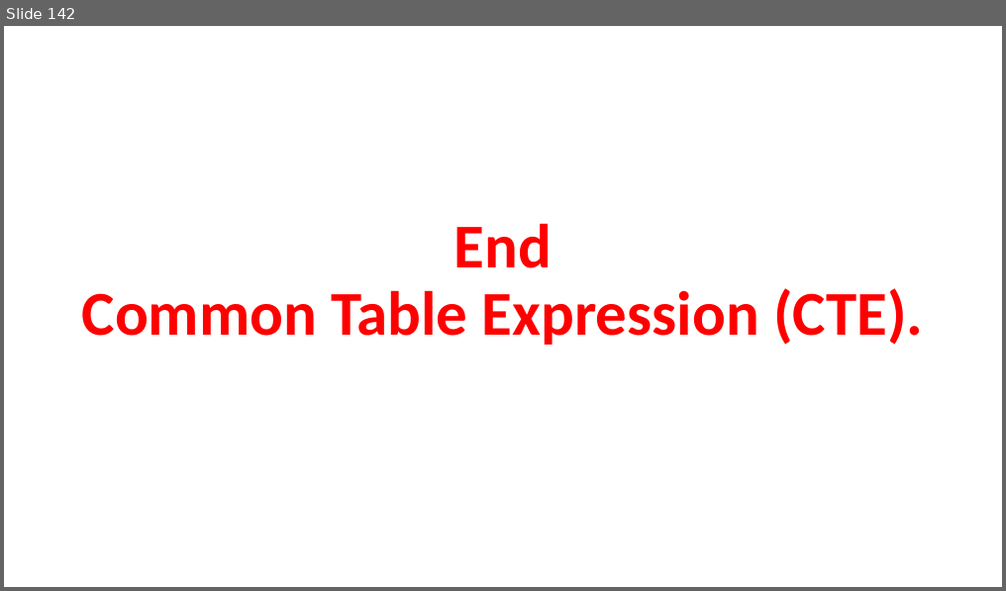
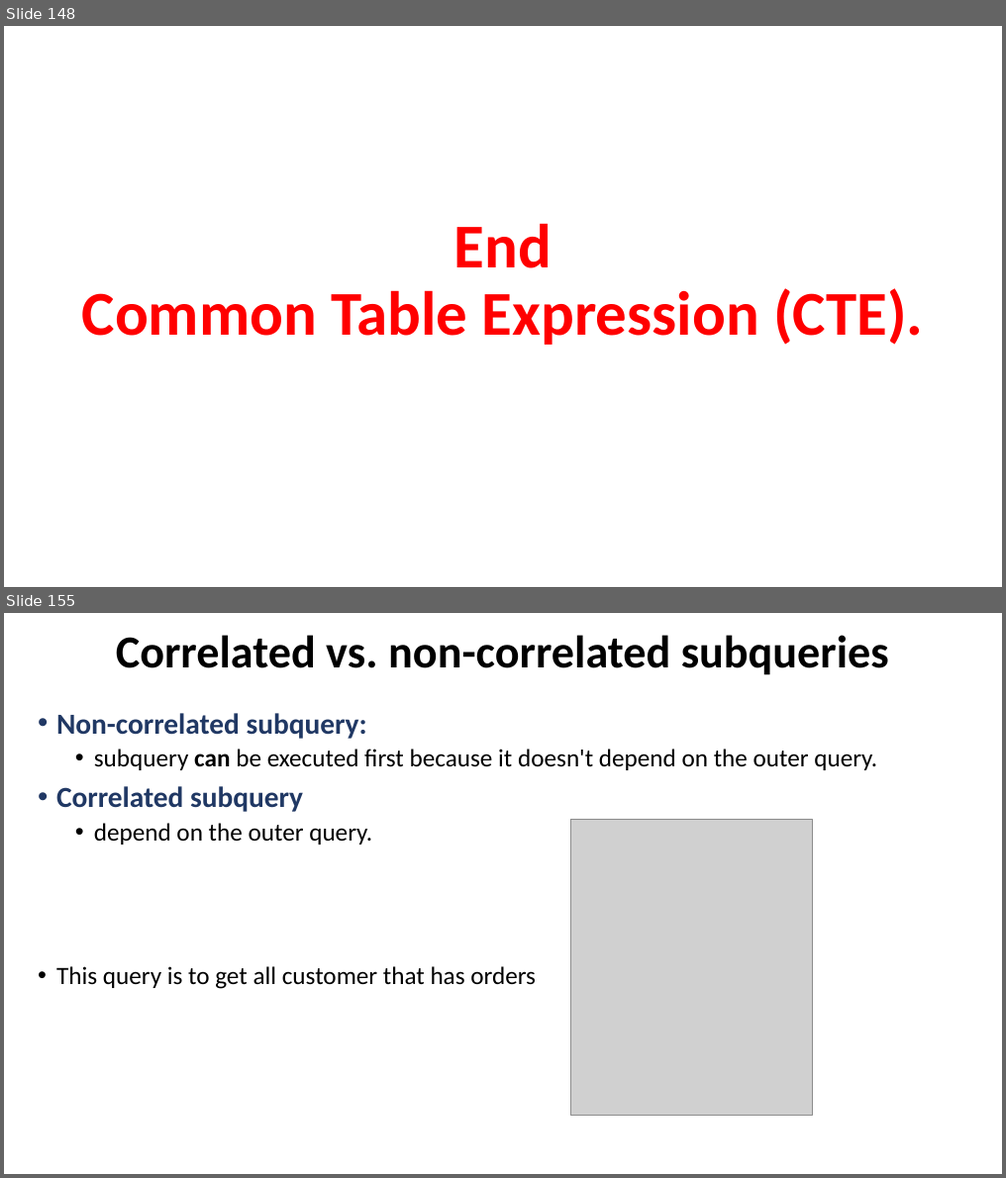
Before and after one commit to AhmedMohamedSamir1/Summary, a slide deck: Dot Net/2_DB.pptx. Shown one above the other, each under a label of ours: slide 142 before the commit, slides 148 and 155 after it; the slides between them are not shown. The pictures are 1006x591 and 1006x1178 pixels, drawn with LibreOffice and Linux fonts; fonts in the diff are those of the drawing; grey boxes stand for pictures. Boxes give left, top, right and bottom in pixels: in the first picture for what was removed or moved away, otherwise in the second. Text is boxed around its words. In the diff, an @@ line names an element or a change of style, - is before the commit and + after.

```diff
--- a/Dot Net/2_DB.pptx
+++ b/Dot Net/2_DB.pptx
@@ slide 155 added at box(4, 613, 1002, 1174), background #FFFFFF @@
@@ title added at box(116, 635, 889, 675), 44 pt, text #000000, bold @@
+Correlated vs. non-correlated subqueries
@@ text added at box(56, 713, 877, 989), 24 pt, text #000000 @@
+• Non-correlated subquery:
+  • subquery can be executed first because it doesn't depend on the outer query.
+• Correlated subquery
+  • depend on the outer query.
+• This query is to get all customer that has orders
@@ picture added at box(570, 819, 813, 1116) @@
@@ what was slide 142 is now slide 148 @@
```
Also in this commit, not shown: 6 slides changed, 20 other slides added, 1 slide removed, 3 other files.
